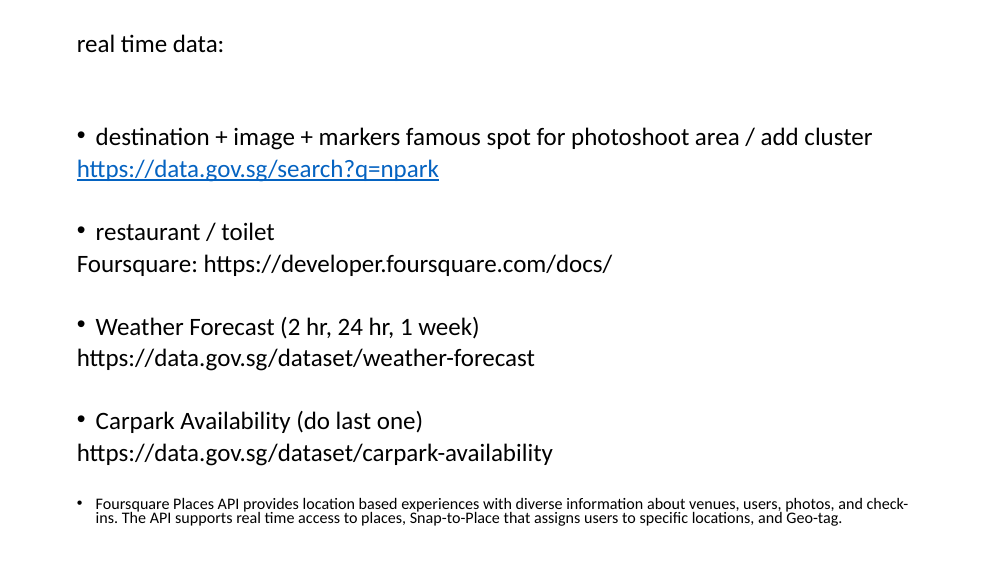
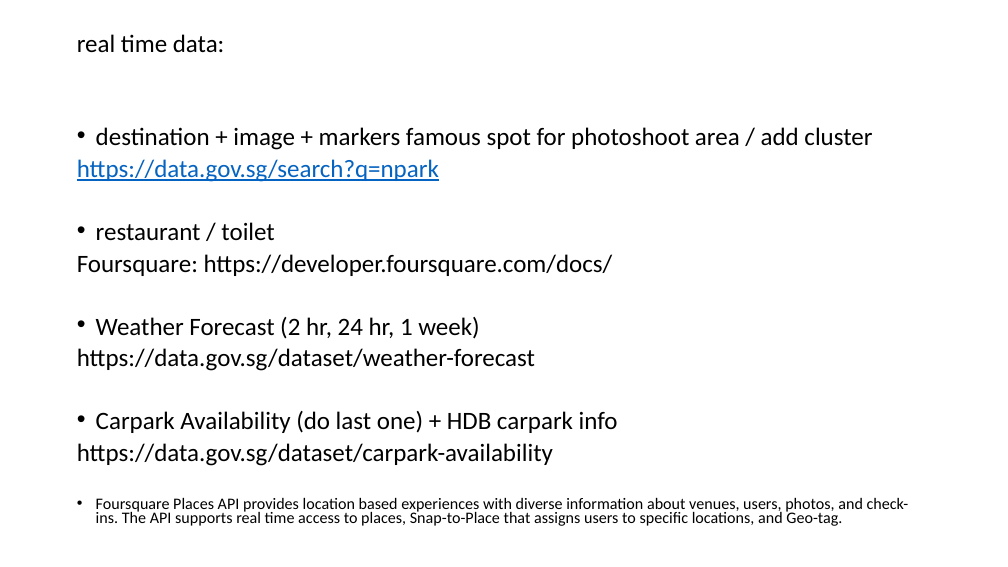
Before and after one commit to annette-p/pre-wedding-photoshoot-locations, a slide deck: slide 6 of wireframe.pptx. Drawn at 1008x567 pixels with LibreOffice and Linux fonts; fonts in the diff are those of the drawing. Boxes give left, top, right and bottom in pixels: in the first picture for what was removed or moved away, otherwise in the second. Text is boxed around its words. In the diff, an @@ line names an element or a change of style, - is before the commit and + after.

```diff
--- a/wireframe.pptx
+++ b/wireframe.pptx
@@ text at [96, 411, 618, 433]: text changed @@
-• Carpark Availability (do last one)
+• Carpark Availability (do last one) + HDB carpark info
```
Also in this commit, not shown: 1 other slide changed, 1 other file.
